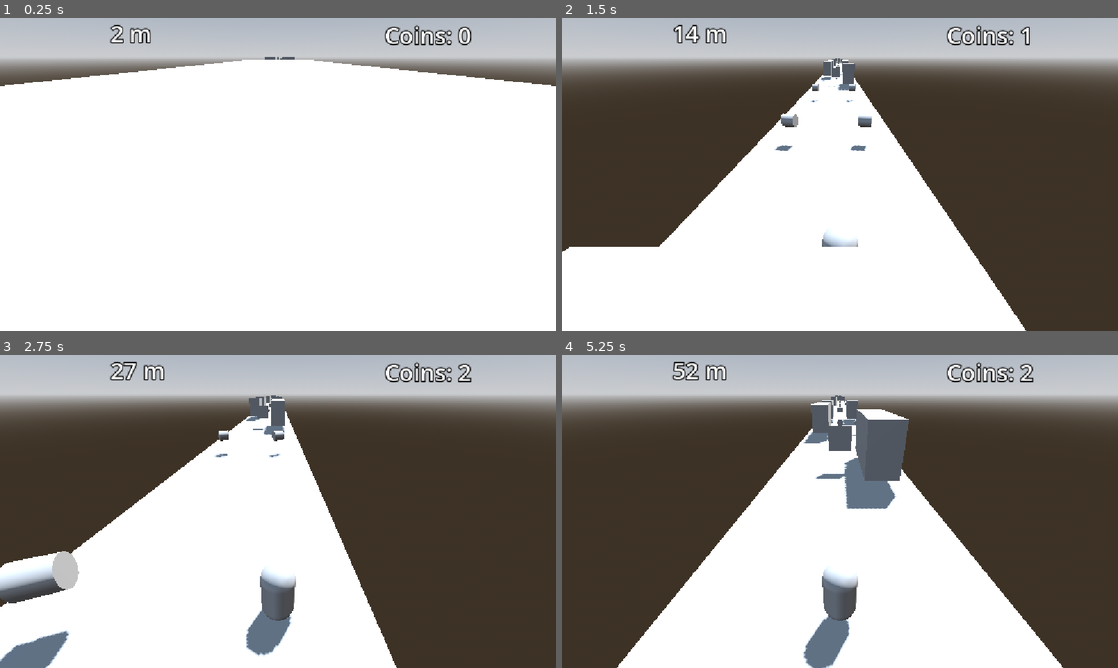
Above: before the commit, frames 1-4 (two rows, left to right).
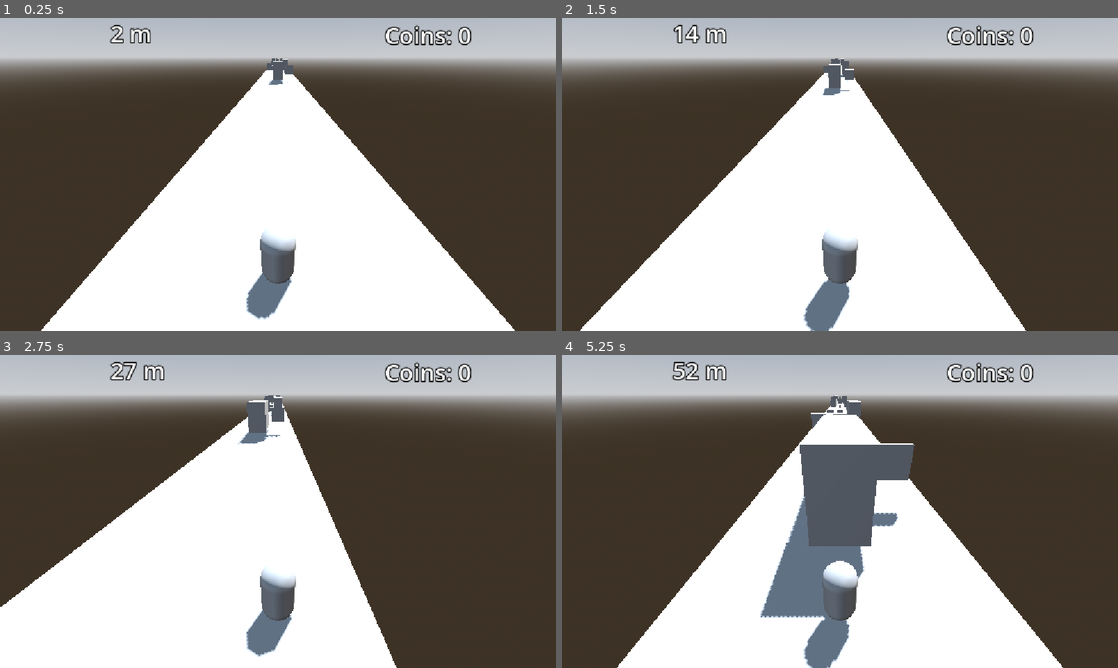
Above: after the commit, the same moments.

Repository: BorjaLia/Runner
Game: Godot game, scene res://scenes/main_game.tscn
Two runs of this game, one before a commit and one after it. Both use one fixed random seed, a clock stepped at 60 frames per second and the inputs below. This scene is started directly instead of the project's main scene.
Inputs:
- Up to frame 1 (0.25 s): no input
- Up to frame 2 (1.5 s): hold Right (move_right) 0.53-1.28 s; tap Down (roll) at 0.6, 1.35 s; tap Up (jump) at 0.77 s; hold Left (move_left) from 1.28 s (still down)
- Up to frame 3 (2.75 s): tap Up (jump) at 1.52 s; release Left (move_left) at 2.03 s; hold Right (move_right) from 2.03 s (still down); tap Down (roll) at 2.1 s
- Up to frame 4 (5.25 s): tap Down (roll) every 0.75 s from 2.85 to 5.1 s; tap Up (jump) at 3.02, 3.77, 4.52 s; release Right (move_right) at 3.53 s; hold Left (move_left) from 3.53 s (still down)

The runs differ from the first frame. In frame 1, 47% of the frame differs, in the area x 0-100%, y 12-100%; in frame 2, 5.1%; in frame 3, 3.6%; in frame 4, 9.2%.

Commit message:
fix object spawn rates

Diff:
--- a/TrackSegment.gd
+++ b/TrackSegment.gd
@@ -7,8 +7,8 @@
 @export var coin_scene: PackedScene
 @export var high_barrier_scene: PackedScene
 
-@export var obstacle_chance: float = 0.4
-@export var coin_chance: float = 0.5
+@export var obstacle_chance: float = 0.65
+@export var coin_chance: float = 0.7
 
 @onready var spawn_points = [
 	$SpawnContainer/Left,
@@ -18,28 +18,43 @@
 
 func _ready() -> void:
 	$VisibleOnScreenNotifier3D.screen_exited.connect(_on_screen_exited)
-	spawn_items()
 
 func _on_screen_exited() -> void:
 	queue_free()
 
 func spawn_items() -> void:
-	for point in spawn_points:
+	var lanes = spawn_points.duplicate()
+	lanes.shuffle()
+
+	var escape_lane = lanes.pop_front()
+
+	if randf() < obstacle_chance:
+		spawn_obstacle(escape_lane, true)
+	elif randf() < coin_chance:
+		spawn_coin(escape_lane)
+
+	for lane in lanes:
 		if randf() < obstacle_chance:
-			spawn_obstacle(point)
+			spawn_obstacle(lane, false)
 		elif randf() < coin_chance:
-			spawn_coin(point)
+			spawn_coin(lane)
 
-func spawn_obstacle(parent_point: Node3D) -> void:
+func spawn_obstacle(parent_point: Node3D, forbid_trains: bool = false) -> void:
 	var obstacle
-	var roll = randf()
 
-	if roll < 0.33:
-		obstacle = barrier_scene.instantiate()
-	elif roll < 0.66:
-		obstacle = train_scene.instantiate()
+	if forbid_trains:
+		if randf() < 0.5:
+			obstacle = barrier_scene.instantiate()
+		else:
+			obstacle = high_barrier_scene.instantiate()
 	else:
-		obstacle = high_barrier_scene.instantiate()
+		var roll = randf()
+		if roll < 0.2:
+			obstacle = barrier_scene.instantiate()
+		elif roll < 0.8:
+			obstacle = train_scene.instantiate()
+		else:
+			obstacle = high_barrier_scene.instantiate()
 
 	parent_point.add_child(obstacle)
 
--- a/scripts/LevelGenerator.gd
+++ b/scripts/LevelGenerator.gd
@@ -1,7 +1,6 @@
 extends Node3D
 
 @export var track_scene: PackedScene
-
 
 var segment_length: float = 20.0
 var amount_to_spawn: int = 15
@@ -13,19 +12,21 @@
 	spawn_z = 0.0
 
 	for i in range(amount_to_spawn):
-		spawn_segment()
+		var is_safe_zone = i < 3
+		spawn_segment(is_safe_zone)
 
 func _process(delta: float) -> void:
 	var player_z = player.global_position.z
 
 	if spawn_z - player_z > -140.0:
-		spawn_segment()
+		spawn_segment(false)
 
-func spawn_segment() -> void:
+func spawn_segment(is_safe_zone: bool) -> void:
 	var segment = track_scene.instantiate()
-
 	segment.position.z = spawn_z
-
 	add_child(segment)
 
+	if not is_safe_zone:
+		segment.spawn_items()
+
 	spawn_z -= segment_length
